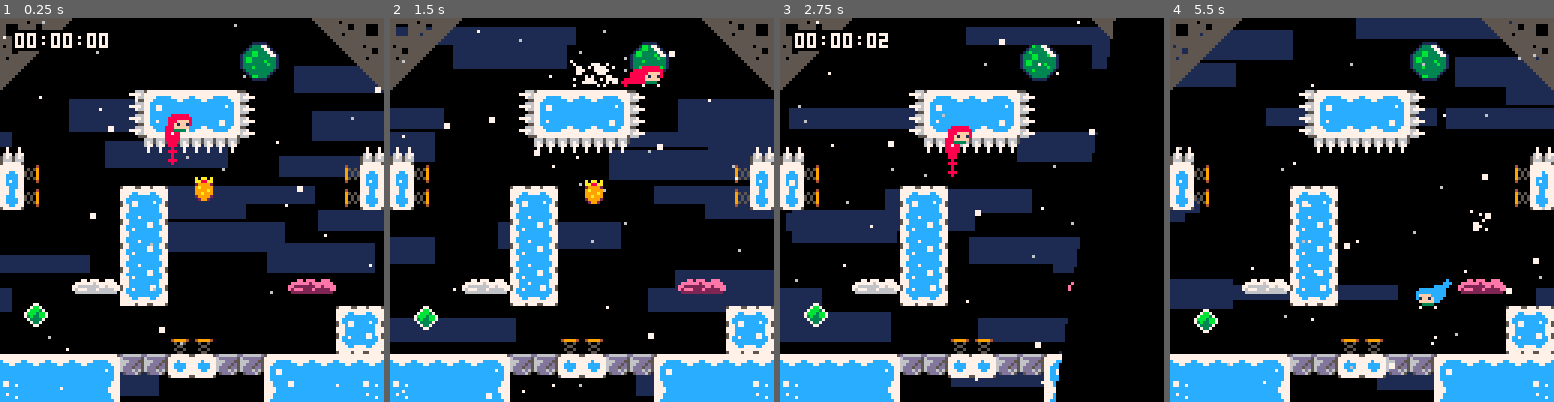
Above: before the commit, frames 1-4 (left to right).
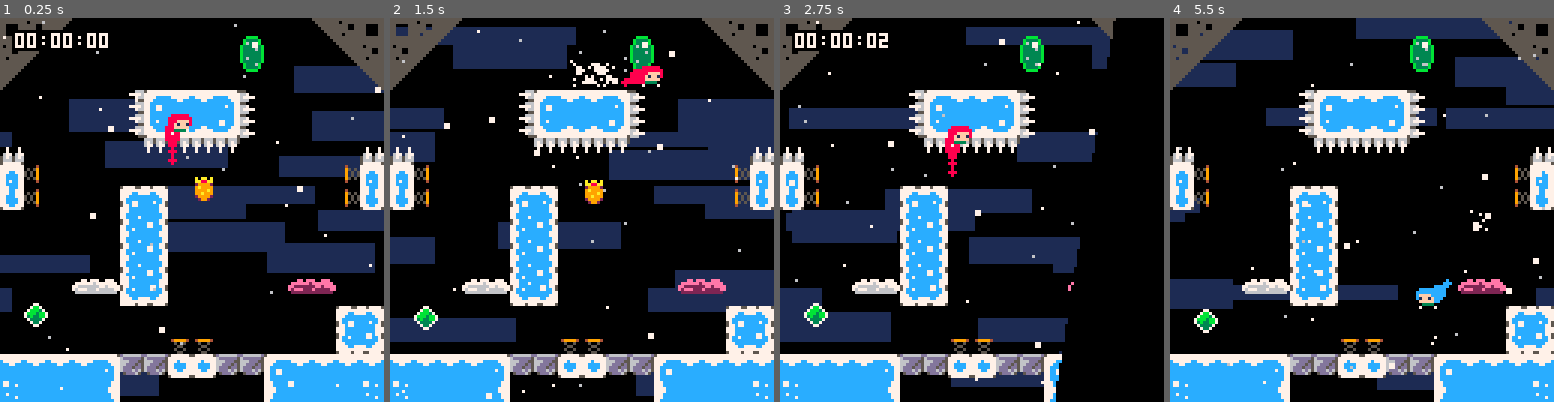
Above: after the commit, the same moments.

Repository: CelesteClassic/newleste.p8
Game: PICO-8 cartridge ridge.p8
Same seed, same stepped clock (60 frames per second), same inputs: the game is played once before the commit and once after it.
Inputs:
- Up to frame 1 (0.25 s): no input
- Up to frame 2 (1.5 s): tap X (X key) at 0.33, 1.07 s; tap O (Z key) at 0.7 s
- Up to frame 3 (2.75 s): hold Right 1.6-2.1 s; tap O (Z key) at 1.7, 2.1, 2.5 s; tap X (X key) at 1.85 s; hold Up 2.15-2.42 s; hold Right from 2.47 s (still down)
- Up to frame 4 (5.5 s): tap O (Z key) every 0.4 s from 2.9 to 5.3 s; tap X (X key) at 2.97, 4.08, 5.2 s; release Right at 3.03 s; hold Left 3.08-3.58 s; hold Down 3.63-3.97 s; hold Right 4.02-4.68 s; hold Up 4.73-5.03 s; hold Left from 5.08 s (still down)

The runs differ from the first frame. In frame 1, 0.8% of the frame differs, in the area x 62-73%, y 4-17%; in frame 2, 0.5%; in frame 3, 0.7%; in frame 4, 0.8%.

Commit message:
bubbles are good now

Diff:
--- a/ridge.p8
+++ b/ridge.p8
@@ -819,31 +819,24 @@
 green_bubble={
   init=function(this)
     this.poff=0
+    this.t=0
   end,
   update=function(this)
     if frames%2==0 then this.poff=(this.poff+1)%8 end
   end,
   draw=function(this)
-    local r=6
-    circfill(this.x+r,this.y+r,r,3)
-    circ(this.x+r,this.y+r,r,1)
-    sspr(48,32+this.poff,8,11,this.x+2,this.y+1)
-    sspr(50,32+this.poff,2,7,this.x+2,this.y+3,2,7,true)
-    sspr(50,35+this.poff,2,7,this.x+9,this.y+3)
-
-    line(this.x+8,this.y+1, this.x+11,this.y+4,7)
-    line(this.x+7,this.y+1, this.x+10,this.y+4,7)
-
-    --[[line(this.x+5,this.y+1, this.x+8,this.y+1,7)
-    line(this.x+4,this.y+2, this.x+7,this.y+2,7)]]
-
-    --[[ovalfill(this.x+4,this.y+1,this.x+2*r-4,this.y+3,7)
-    line(this.x+4,this.y+1, this.x+8,this.y+1,7)]]
-
-    --ovalfill(this.x+3,this.y+1,this.x+2*r-3,this.y+3,7)
-
-    --[[ovalfill(this.x+4,this.y,this.x+2*r-4,this.y+2,7)
-    line(this.x+5,this.y, this.x+8,this.y,1)]]--
+  	local x,y=this.x,this.y
+  	this.t+=0.2
+  	local dr=1
+  	local sx=round(sin(this.t/4))
+  	ovalfill(x-dr-sx,y-dr+sx,x+7+dr+sx,y+7+dr-sx,3)
+  	oval(x-dr-sx,y-dr+sx,x+7+dr+sx,y+7+dr-sx,11)
+  	for dx=2,5 do
+    local _t,bx=(this.t+3*dx)%8
+    local bx=sgn(dx-4)*round(sin(_t/16))
+    rectfill(x+dx-bx,y+8-_t,x+dx-bx,y+8-_t,6)
+  	end
+  	rectfill(x+5+0.5*sx,y+1+0.5*sx,x+6+0.5*sx,y+2+0.5*sx,7)
   end
 }
 
Not shown, changed: 28 lines of the sprite sheet (__gfx__) section of ridge.p8
